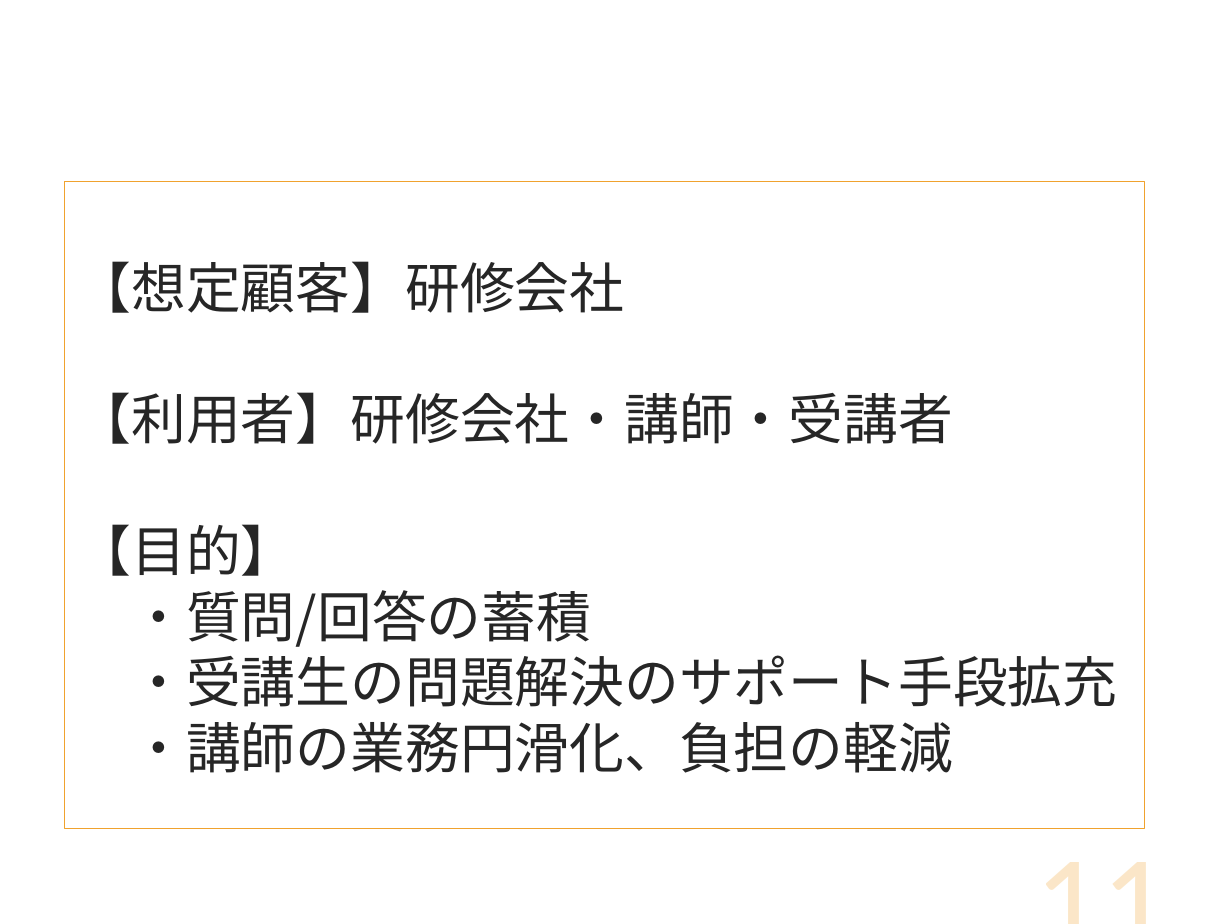
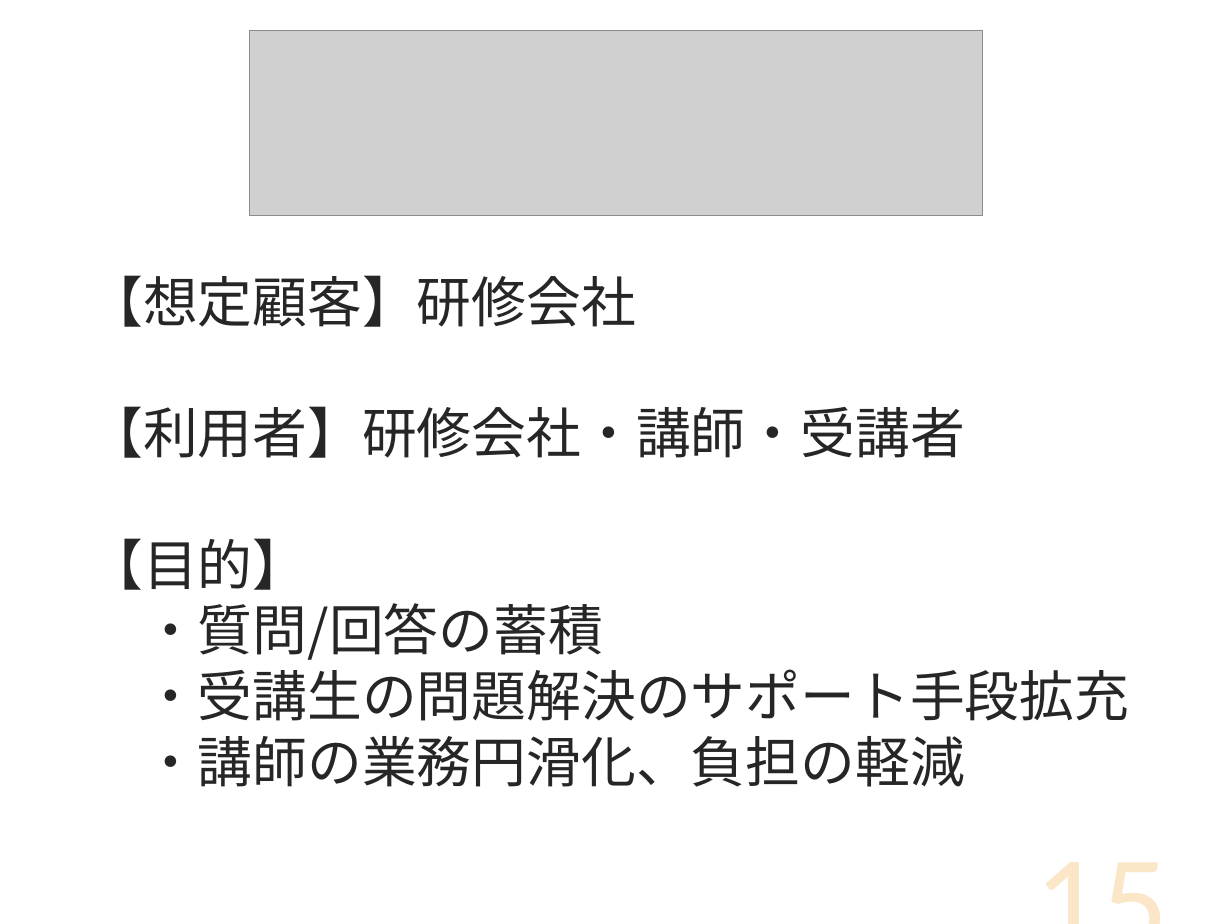
Before and after one commit to DOJO-2021/D-2, a slide deck: slide 15 of documents/プレゼン/Knowledge Holder_清書版.pptx (slide 11 before the commit). Drawn at 1232x924 pixels with LibreOffice and Linux fonts; fonts in the diff are those of the drawing; grey boxes stand for pictures. Boxes give left, top, right and bottom in pixels: in the first picture for what was removed or moved away, otherwise in the second. Text is boxed around its words. In the diff, an @@ line names an element or a change of style, - is before the commit and + after.

```diff
--- a/documents/プレゼン/Knowledge Holder_清書版.pptx
+++ b/documents/プレゼン/Knowledge Holder_清書版.pptx
@@ picture added at (x1=249, y1=31, x2=982, y2=216) @@
@@ text "【想定顧客】研修会社" moved from (x1=64, y1=182, x2=1145, y2=829) to (x1=88, y1=275, x2=1129, y2=787) @@
@@ text "【想定顧客】研修会社" at (x1=88, y1=275, x2=1129, y2=787): outline #F0A22E 0.5 pt to none @@
@@ page number at (x1=886, y1=792, x2=1181, y2=924): text changed @@
-11
+15
```
Also in this commit, not shown: 13 other slides changed, 8 slides added, 4 slides removed.
